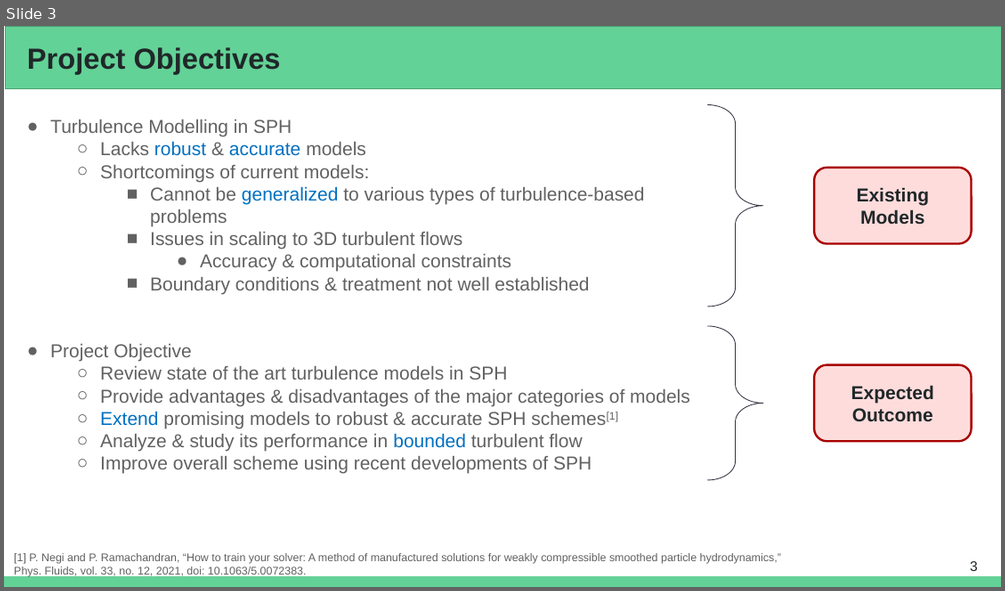
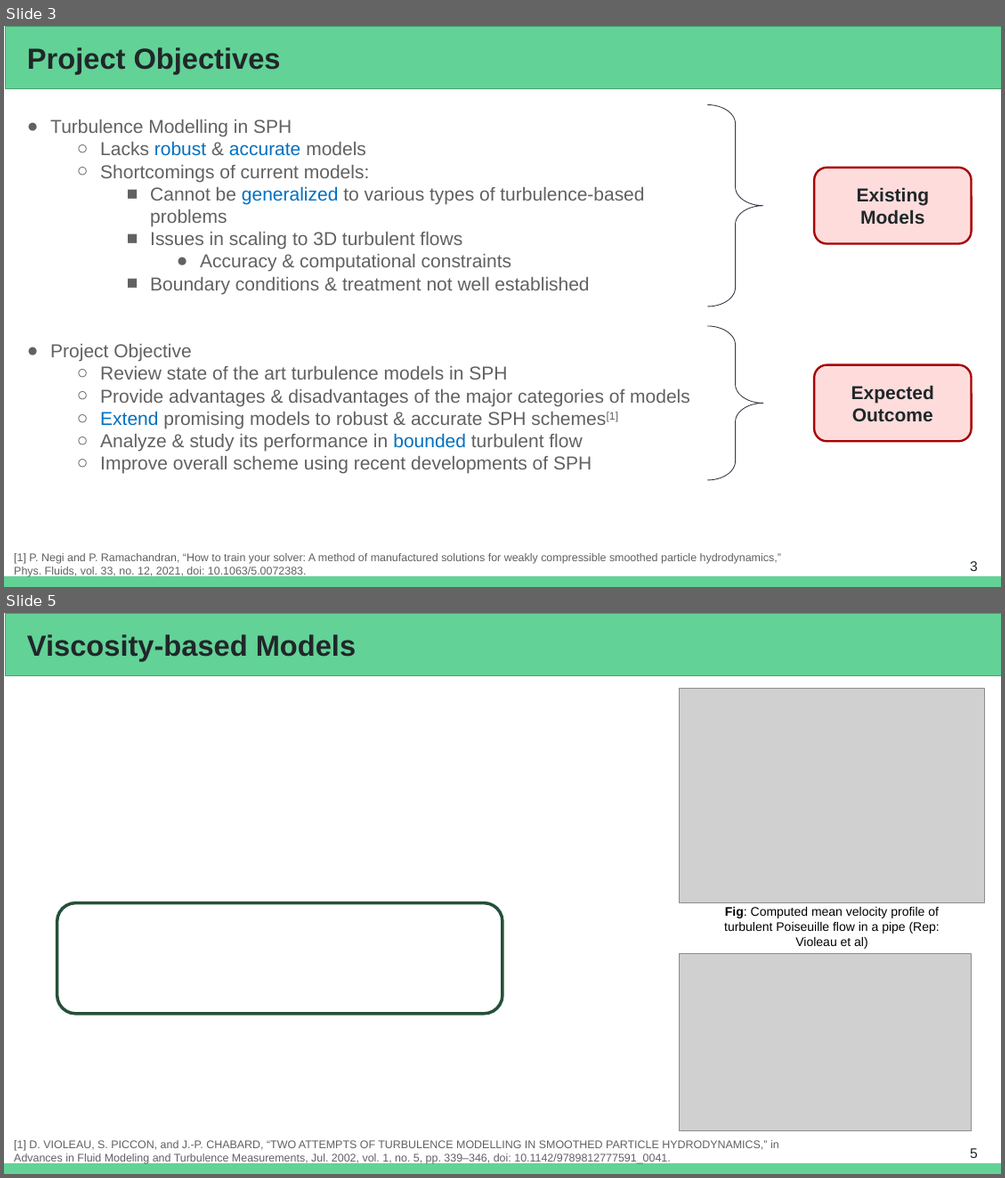
Before and after one commit to Prajwal-Prathiksh/ddp-thesis, a slide deck: report/DDP Stage I - 2022.pptx. Shown one above the other, each under a label of ours: slide 3 before the commit, slides 3 and 5 after it; the slides between them are not shown. The pictures are 1005x591 and 1005x1178 pixels, drawn with LibreOffice and Linux fonts; fonts in the diff are those of the drawing; grey boxes stand for pictures. Boxes give left, top, right and bottom in pixels: in the first picture for what was removed or moved away, otherwise in the second. Text is boxed around its words. In the diff, an @@ line names an element or a change of style, - is before the commit and + after.

```diff
--- a/report/DDP Stage I - 2022.pptx
+++ b/report/DDP Stage I - 2022.pptx
@@ slide 5 added at bbox=[4, 613, 1001, 1174], background #FFFFFF; not listed: 1 template element that a slide beside it also shows @@
@@ rectangle added at bbox=[5, 613, 1001, 676], fill #63D297, outline #4BA173 0.75 pt @@
@@ title added at bbox=[27, 634, 356, 661], 28 pt, text #202729, bold @@
+Viscosity-based Models
@@ picture added at bbox=[680, 688, 985, 902] @@
@@ rounded rectangle added at bbox=[57, 903, 502, 1013], outline #26503A 3 pt @@
@@ text added at bbox=[724, 907, 939, 949], 12 pt, text #000000 @@
+Fig: Computed mean velocity profile of turbulent Poiseuille flow in a pipe (Rep: Violeau et al)
@@ picture added at bbox=[680, 953, 971, 1130] @@
@@ text added at bbox=[14, 1140, 779, 1164], 10.7 pt, text #616161 @@
+[1] D. VIOLEAU, S. PICCON, and J.-P. CHABARD, “TWO ATTEMPTS OF TURBULENCE MODELLING IN SMOOTHED PARTICLE HYDRODYNAMICS,” in Advances in Fluid Modeling and Turbulence Measurements, Jul. 2002, vol. 1, no. 5, pp. 339–346, doi: 10.1142/9789812777591_0041.
@@ page number added at bbox=[970, 1148, 978, 1158], 13.3 pt, text #202729 @@
+5
```
Also in this commit, not shown: 2 slides changed, 1 other slide added, 2 slides removed.
